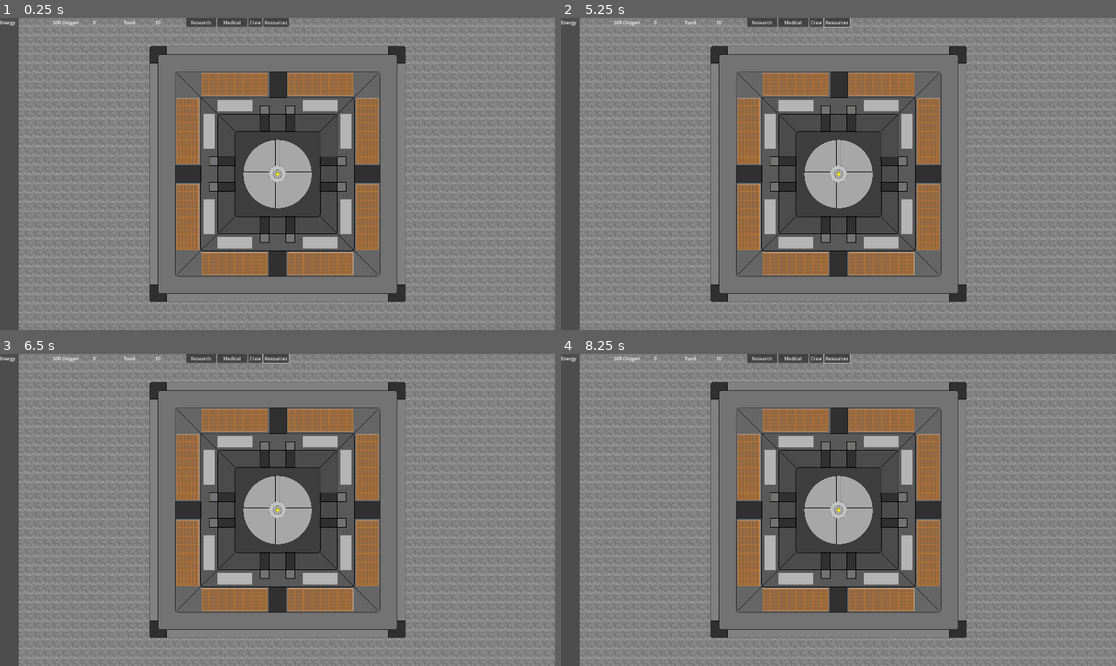
Above: before the commit, frames 1-4 (two rows, left to right).
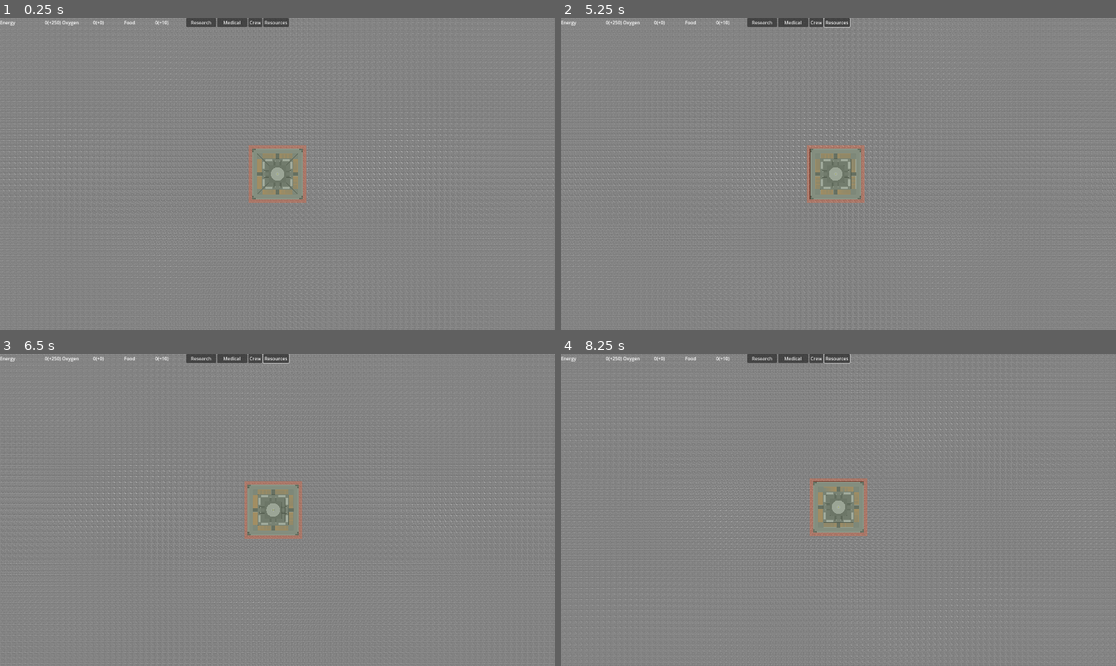
Above: after the commit, the same moments.

Repository: AxisTrotec/Astra
Game: Godot game, scene res://Scenes/World Generation/World Generation.tscn
Same seed, same stepped clock (60 frames per second), same inputs: the game is played once before the commit and once after it.
Inputs (mouse positions are in pixels of both pictures, inside the frame that each line leads up to):
- Up to frame 1 (0.25 s): no input
- Up to frame 2 (5.25 s): click "Research" at 0.5 s; click "Medical" at 1.25 s; click "Crew" at 2 s; click "Resources" at 2.75 s; tap Enter at 3.5, 5 s; drag from (577, 21) to (838, 174) at 3.52 s; tap Space at 4.25 s; drag from (638, 21) to (838, 174) at 4.27 s; move the mouse to (699, 21) at 5.02 s; hold D from 5.03 s (still down); hold Ctrl from 5.03 s (still down); click (699, 21) at 5.17 s
- Up to frame 3 (6.5 s): release D at 5.75 s; release Ctrl at 5.75 s; tap Space at 5.75 s; drag from (249, 572) to (111, 463) at 5.77 s
- Up to frame 4 (8.25 s): tap Enter at 6.5 s; move the mouse to (1005, 556) at 6.52 s; hold A 6.53-7.25 s; hold Ctrl 6.53-7.25 s; click (1005, 556) at 6.67 s; tap Space at 7.25 s; drag from (672, 463) to (755, 432) at 7.27 s; move the mouse to (866, 510) at 8.02 s; hold S from 8.03 s (still down); hold Ctrl from 8.03 s (still down); click (866, 510) at 8.17 s

The runs differ from the first frame. In frame 1, 32% of the frame differs, in the area x 0-100%, y 0-100%; in frame 2, 32%; in frame 3, 32%; in frame 4, 32%.

Commit message:
Test

Diff:
--- a/Entities/HQ.gd
+++ b/Entities/HQ.gd
@@ -9,54 +9,46 @@
 		Global.hq = 1
 
 		#Set energy to the default
-		Global.energy_max = 5000
-		Global.energy_current = 500
-		Global.energy_rate = 250
+		Global.energy_max += 5000
+		Global.energy_rate += 250
 
 #		#Set food to the default
-		Global.food_max = 50000
-		Global.food_current = 10
-		Global.food_rate = 10
+		Global.food_max += 50000
+		Global.food_rate += 10
 
 #		#Set food to the default
-		Global.oxygen_max = 0
-		Global.oxygen_current = 0
-		Global.oxygen_rate = 0
+		Global.oxygen_max += 0
+		Global.oxygen_rate += 0
+
 	elif tier == 2:
 		Global.hq = 1
 
 		#Set energy to the default
-		Global.energy_max = 9000
-		Global.energy_current = 500
-		Global.energy_rate = 350
+		Global.energy_max += 9000
+		Global.energy_rate += 350
 
 #		#Set food to the default
-		Global.food_max = 50000
-		Global.food_current = 10
-		Global.food_rate = 10
+		Global.food_max += 50000
+		Global.food_rate += 10
 
 #		#Set food to the default
-		Global.oxygen_max = 0
-		Global.oxygen_current = 0
-		Global.oxygen_rate = 0
+		Global.oxygen_max += 0
+		Global.oxygen_rate += 0
 
 	elif tier == 3:
 		Global.hq = 1
 
 		#Set energy to the default
-		Global.energy_max = 11000
-		Global.energy_current = 500
-		Global.energy_rate = 450
+		Global.energy_max += 11000
+		Global.energy_rate += 450
 
 #		#Set food to the default
-		Global.food_max = 50000
-		Global.food_current = 10
-		Global.food_rate = 10
+		Global.food_max += 50000
+		Global.food_rate += 10
 
 #		#Set food to the default
-		Global.oxygen_max = 0
-		Global.oxygen_current = 0
-		Global.oxygen_rate = 0
+		Global.oxygen_max += 0
+		Global.oxygen_rate += 0
 
 func _input_event(viewport, event, shape_idx):
 	if event is InputEventMouseButton and event.button_index == MOUSE_BUTTON_LEFT and event.is_pressed():
@@ -66,10 +58,12 @@
 	print("Click")
 
 func _on_inner_area_2d_area_entered(area):
-	innerBuildValid = false
+	if innerBuildValid:
+		innerBuildValid = false
 
 func _on_inner_area_2d_area_exited(area):
-	innerBuildValid = true
+	if !innerBuildValid:
+		innerBuildValid = true
 
 func _on_outer_area_2d_area_entered(area):
 	if !innerBuildValid:
@@ -78,4 +72,5 @@
 		Global.build_valid = true
 
 func _on_outer_area_2d_area_exited(area):
-	Global.build_valid = false
+	if !Global.build_valid:
+		Global.build_valid = true
--- a/Entities/HQ.tscn
+++ b/Entities/HQ.tscn
@@ -19,12 +19,26 @@
 [node name="AnimatableBody2D" type="CollisionShape2D" parent="InnerArea2D"]
 shape = SubResource("RectangleShape2D_5fsce")
 
+[node name="ColorRect" type="ColorRect" parent="InnerArea2D/AnimatableBody2D"]
+offset_left = -884.0
+offset_top = -884.0
+offset_right = 886.0
+offset_bottom = 882.0
+color = Color(0.0117647, 1, 1, 0.352941)
+
 [node name="OuterArea2D" type="Area2D" parent="."]
 
 [node name="AnimatableBody2D" type="CollisionShape2D" parent="OuterArea2D"]
 shape = SubResource("RectangleShape2D_e8bxo")
 debug_color = Color(0.788235, 0.431373, 0, 0.419608)
 
+[node name="ColorRect" type="ColorRect" parent="OuterArea2D/AnimatableBody2D"]
+offset_left = -999.0
+offset_top = -995.0
+offset_right = 1001.0
+offset_bottom = 1001.0
+color = Color(1, 0.360784, 0.172549, 0.313726)
+
 [connection signal="area_entered" from="InnerArea2D" to="." method="_on_inner_area_2d_area_entered"]
 [connection signal="area_exited" from="InnerArea2D" to="." method="_on_inner_area_2d_area_exited"]
 [connection signal="area_entered" from="OuterArea2D" to="." method="_on_outer_area_2d_area_entered"]
--- a/Scenes/World Generation/World Generation.tscn
+++ b/Scenes/World Generation/World Generation.tscn
@@ -21,16 +21,23 @@
 script = ExtResource("9_arw4f")
 
 [node name="Camera2D" type="Camera2D" parent="."]
-zoom = Vector2(0.5, 0.5)
+zoom = Vector2(0.1, 0.1)
 position_smoothing_enabled = true
-position_smoothing_speed = 100.0
-rotation_smoothing_enabled = true
+position_smoothing_speed = 20.0
 script = ExtResource("2_ce041")
 
 [node name="DescPanels" type="Node2D" parent="."]
 script = ExtResource("5_51lud")
 
 [node name="CanvasLayer" type="CanvasLayer" parent="DescPanels"]
+
+[node name="Counter Bar" parent="DescPanels/CanvasLayer" instance=ExtResource("2_esr7y")]
+metadata/_edit_use_anchors_ = true
+
+[node name="MainPanel" parent="DescPanels/CanvasLayer" instance=ExtResource("5_iogo4")]
+visible = false
+offset_right = 84.0
+offset_bottom = 136.0
 
 [node name="InfoPanel" parent="DescPanels/CanvasLayer" instance=ExtResource("2_pqhvx")]
 visible = false
@@ -42,11 +49,3 @@
 offset_right = 210.0
 offset_bottom = 270.0
 scale = Vector2(1, 1)
-
-[node name="MainPanel" parent="DescPanels/CanvasLayer" instance=ExtResource("5_iogo4")]
-visible = false
-offset_right = 84.0
-offset_bottom = 136.0
-
-[node name="Counter Bar" parent="DescPanels/CanvasLayer" instance=ExtResource("2_esr7y")]
-metadata/_edit_use_anchors_ = true
--- a/Scripts/Build_preview.gd
+++ b/Scripts/Build_preview.gd
@@ -1,8 +1,9 @@
 extends CanvasLayer
 
-var preloadSprite = preload("res://Entities/HQ.tscn")
 
-func set_build_preview(mouse_pos):
+func set_build_preview(mouse_pos, type):
+	#var preloadSprite = load("res://Entities/" + type + ".tscn")
+	var preloadSprite = load("res://Entities/HQ.tscn")
 	var facility = preloadSprite.instantiate()
 	facility.set_name("DragPreview")
 	facility.position = mouse_pos
--- a/Scripts/Camera2D.gd
+++ b/Scripts/Camera2D.gd
@@ -5,6 +5,7 @@
 func _input(event):
 	if event is InputEventKey:
 		if event.is_pressed():
+
 			#Movements
 			if Input.is_key_pressed(KEY_LEFT):
 				position.x -= 50
@@ -13,6 +14,15 @@
 			if Input.is_key_pressed(KEY_RIGHT):
 				position.x += 50
 			if Input.is_key_pressed(KEY_DOWN):
+				position.y += 50
+
+			if Input.is_key_pressed(KEY_A):
+				position.x -= 50
+			if Input.is_key_pressed(KEY_W):
+				position.y -= 50
+			if Input.is_key_pressed(KEY_D):
+				position.x += 50
+			if Input.is_key_pressed(KEY_S):
 				position.y += 50
 
 			#Menus
--- a/Scripts/World Generation/TileMap.gd
+++ b/Scripts/World Generation/TileMap.gd
@@ -2,8 +2,8 @@
 
 @onready var tilemap = $TileMap
 
-@export var width = 64
-@export var height = 64
+var width = 600
+var height = 600
 @onready var HQ = $"Facilities/HQ"
 
 var temperature = FastNoiseLite.new()
@@ -15,18 +15,15 @@
 	moisture.seed = randi()
 	altitude.seed = randi()
 
-#	if Global.world_size == 'small':
-#		print("small")
-#		width = 600
-#		height = 600
-#	elif Global.world_size == 'medium':
-#		print("medium")
-#		width = 1200
-#		height = 720
-#	elif Global.world_size == 'large':
-#		print("large")
-#		width = 2560
-#		height = 1440
+	if Global.world_size == 'small':
+		width = 600
+		height = 600
+	elif Global.world_size == 'medium':
+		width = 1200
+		height = 720
+	elif Global.world_size == 'large':
+		width = 2560
+		height = 1440
 
 	generate_chunk(HQ.position)
 
--- a/Scripts/World.gd
+++ b/Scripts/World.gd
@@ -8,16 +8,26 @@
 
 #List of variables -----
 var build_mode = false
-var build_valid = false
 var build_location
 var build_type
 var map_node
 
 func _ready():
+	if Global.new_game:
+		#Set energy to the default
+		Global.energy_current += 500
+
+#		#Set food to the default
+		Global.food_current += 500
+
+#		#Set food to the default
+		Global.oxygen_current += 500
+
+
 	#Set counter variables
-	cur_energy.text = str(Global.energy_current)
-	cur_oxygen.text = str(Global.oxygen_current)
-	cur_food.text = str(Global.food_current)
+	cur_energy.text = str(Global.energy_current) + "(+" + str(Global.energy_rate) + ")"
+	cur_oxygen.text = str(Global.oxygen_current) + "(+" + str(Global.oxygen_rate) + ")"
+	cur_food.text = str(Global.food_current) + "(+" + str(Global.food_rate) + ")"
 
 	#Timer for counter updates with rates
 	var timer := Timer.new()
@@ -32,6 +42,11 @@
 	for i in get_tree().get_nodes_in_group("facilities"):
 		i.pressed.connect(initiate_build_mode.bind(i.get_text()))
 
+func _input(event):
+	if event is InputEventMouseButton:
+		if Input.is_mouse_button_pressed(MOUSE_BUTTON_LEFT):
+			verify_and_build()
+
 func _process(delta):
 	if build_mode:
 		update_tower_preview()
@@ -40,12 +55,12 @@
 	build_type = type
 	build_mode = true
 
-	get_node("Build_preview").set_build_preview(get_global_mouse_position())
+	get_node("Build_preview").set_build_preview(get_global_mouse_position(), type)
 
 func update_tower_preview():
 	var mouse_position = get_global_mouse_position()
 
-	var color
+	var color = "#30fc03"
 
 	if Global.build_valid:
 		color = "#30fc03"
@@ -53,15 +68,19 @@
 		color = "#fc0313"
 
 	get_node("Build_preview").update_tower_preview(mouse_position, color)
-
-	build_valid = true
 	build_location = mouse_position
 
 func verify_and_build():
-	if build_valid:
+	if Global.build_valid and build_mode:
 		var new_facility = load("res://Entities/HQ.tscn").instantiate()
 		new_facility.position = build_location
 		map_node.get_node("Facilities").add_child(new_facility, true)
+		update_counter()
+
+func update_counter():
+	cur_energy.text = str(Global.energy_current) + "(+" + str(Global.energy_rate) + ")"
+	cur_oxygen.text = str(Global.oxygen_current) + "(+" + str(Global.oxygen_rate) + ")"
+	cur_food.text = str(Global.food_current) + "(+" + str(Global.food_rate) + ")"
 
 func _on_timer_timeout() -> void:
 	#Energy Rate
--- a/global.gd
+++ b/global.gd
@@ -25,17 +25,17 @@
 var research = []
 
 #Counters
-var energy_max
-var energy_current
-var energy_rate
+var energy_max = 0
+var energy_current = 0
+var energy_rate = 0
 
-var food_max
-var food_current
-var food_rate
+var food_max = 0
+var food_current = 0
+var food_rate = 0
 
-var oxygen_max
-var oxygen_current
-var oxygen_rate
+var oxygen_max = 0
+var oxygen_current = 0
+var oxygen_rate = 0
 
 func _ready():
 	facilities_init()
